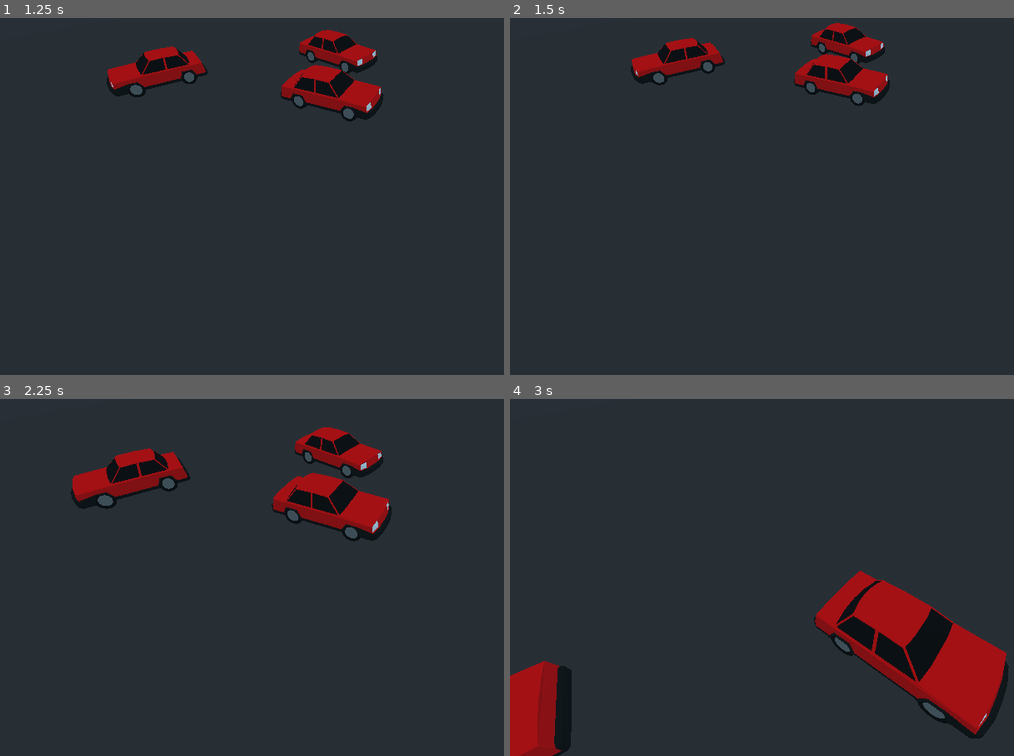
Above: before the commit, frames 1-4 (two rows, left to right).
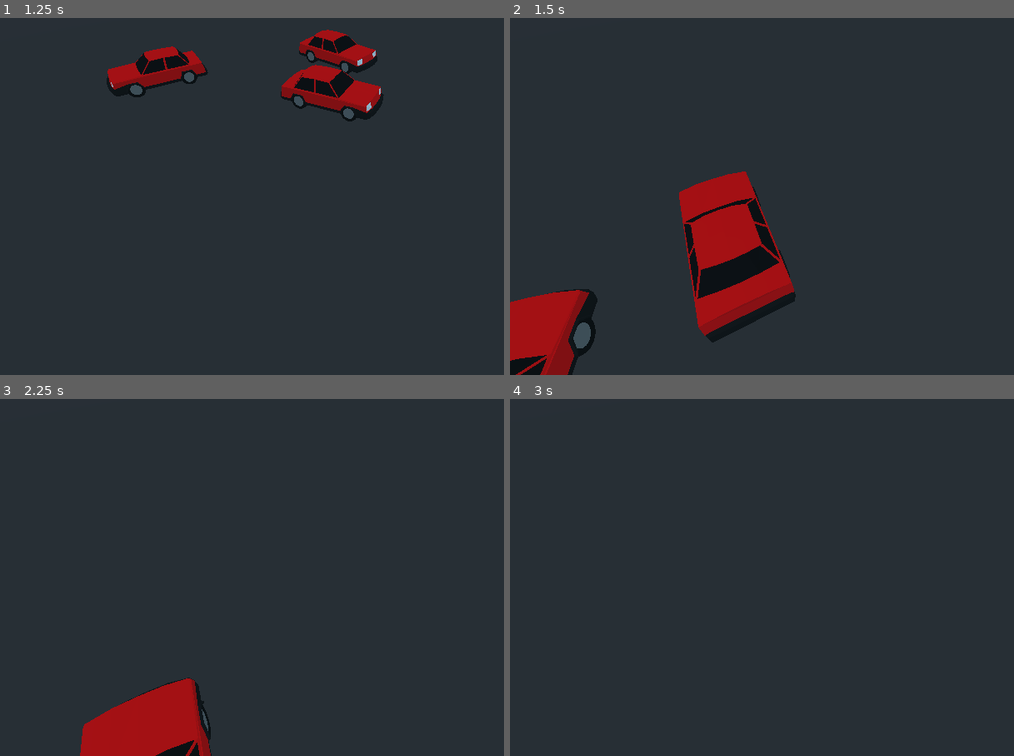
Above: after the commit, the same moments.

Repository: shanart/godot_rts_camera
Game: Godot game, scene res://src/Main.tscn
Two runs of this game, one before a commit and one after it. Both use one fixed random seed, a clock stepped at 60 frames per second and the inputs below.
Inputs (mouse positions are in pixels of both pictures, inside the frame that each line leads up to):
- Up to frame 1 (1.25 s): tap Enter at 0.5 s; move the mouse to (478, 160) at 0.52 s; hold Middle mouse button (camera_rotate, bound only after the co… from 0.53 s (still down)
- Up to frame 2 (1.5 s): tap Space at 1.25 s; move the mouse to (711, 200) at 1.27 s; release Middle mouse button (camera_rotate, bound only after the co… at 1.28 s; tap S (camera_backward) at 1.35 s
- Up to frame 3 (2.25 s): tap Middle mouse button (camera_rotate, bound only after the co… at 1.55 s; tap Enter at 2 s; move the mouse to (398, 473) at 2.02 s; hold W (camera_forward) from 2.03 s (still down)
- Up to frame 4 (3 s): tap Middle mouse button (camera_rotate, bound only after the co… at 2.3 s; move the mouse to (812, 638) at 2.77 s; release W (camera_forward) at 2.78 s; tap A (camera_left) at 2.85 s

Frame 1 is identical in both runs. In frame 2, 15% of the frame differs, in the area x 0-76%, y 1-100%; in frame 3, 11%; in frame 4, 12%.

Commit message:
CU-bcy697 middle mouse rotation

Diff:
--- a/project.godot
+++ b/project.godot
@@ -41,6 +41,11 @@
 "events": [ Object(InputEventKey,"resource_local_to_scene":false,"resource_name":"","device":0,"alt":false,"shift":false,"control":false,"meta":false,"command":false,"pressed":false,"scancode":68,"unicode":0,"echo":false,"script":null)
  ]
 }
+camera_rotate={
+"deadzone": 0.5,
+"events": [ Object(InputEventMouseButton,"resource_local_to_scene":false,"resource_name":"","device":0,"alt":false,"shift":false,"control":false,"meta":false,"command":false,"button_mask":0,"position":Vector2( 0, 0 ),"global_position":Vector2( 0, 0 ),"factor":1.0,"button_index":3,"pressed":false,"doubleclick":false,"script":null)
+ ]
+}
 
 [rendering]
 
--- a/src/rts_camera_controller.gd
+++ b/src/rts_camera_controller.gd
@@ -2,10 +2,30 @@
 
 # EXPORT PARAMS
 export (float, 0, 1000) var movement_speed
+# rotation
+export (int, 0, 90) var min_elevation_angle = 10
+export (int, 0, 90) var max_elevation_angle = 90
+export (float, 0, 1000, 0.1) var rotation_speed = 20
+# flags
+export (bool) var allow_rotation = true
 
-# Overwrite functions
+
+# params
+var _last_mouse_position = Vector2()
+var _is_rotating = false
+
+# OVERWRITE FUNCTIONS
 func _process(delta: float) -> void:
 	_move(delta)
+	_rotate(delta)
+
+func _unhandled_input(event: InputEvent) -> void:
+	# test if we are rotating
+	if event.is_action_pressed("camera_rotate"):
+		_is_rotating = true
+		_last_mouse_position = get_viewport().get_mouse_position()
+	if event.is_action_released("camera_rotate"):
+		_is_rotating = false
 
 # movement functions
 func _move(delta: float) -> void:
@@ -26,3 +46,25 @@
 
 	# translate
 	translation += velocity * delta * movement_speed
+
+
+func _rotate(delta: float) -> void:
+	if not _is_rotating or not allow_rotation:
+		return
+
+	# calculate mouse movement
+	var displacment = _get_mouse_desplacment()
+	# use horisontal desplacment to rotate
+	_rotate_left_right(delta, displacment.x)
+	# use vertical desplacment to evelate
+
+
+# HELPERS
+func _get_mouse_desplacment() -> Vector2:
+	var current_mouse_position = get_viewport().get_mouse_position()
+	var displacment = current_mouse_position - _last_mouse_position
+	_last_mouse_position = current_mouse_position
+	return displacment
+
+func _rotate_left_right(delta: float, val: float) -> void:
+	rotation_degrees.y += val * delta * rotation_speed
